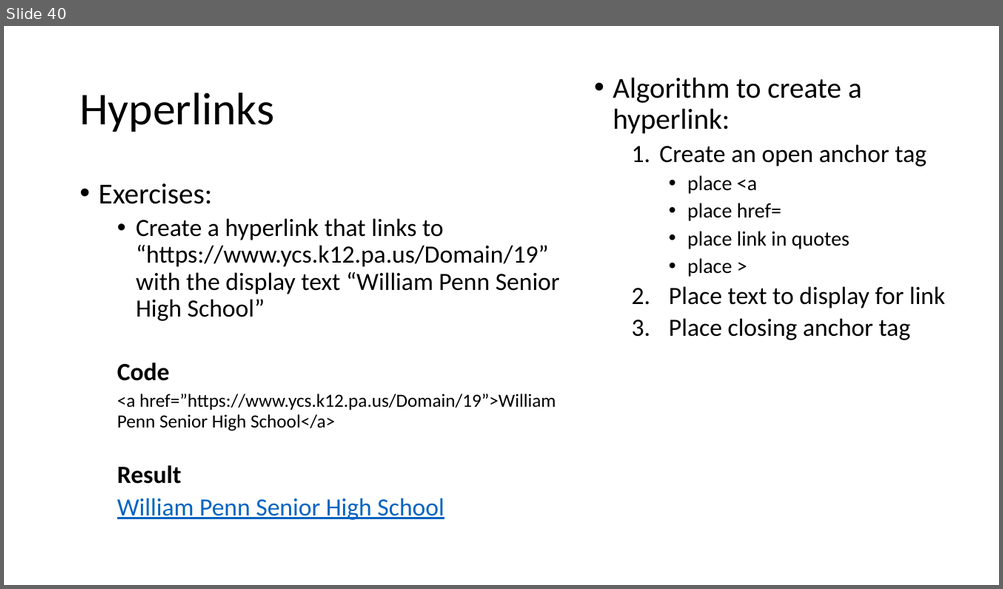
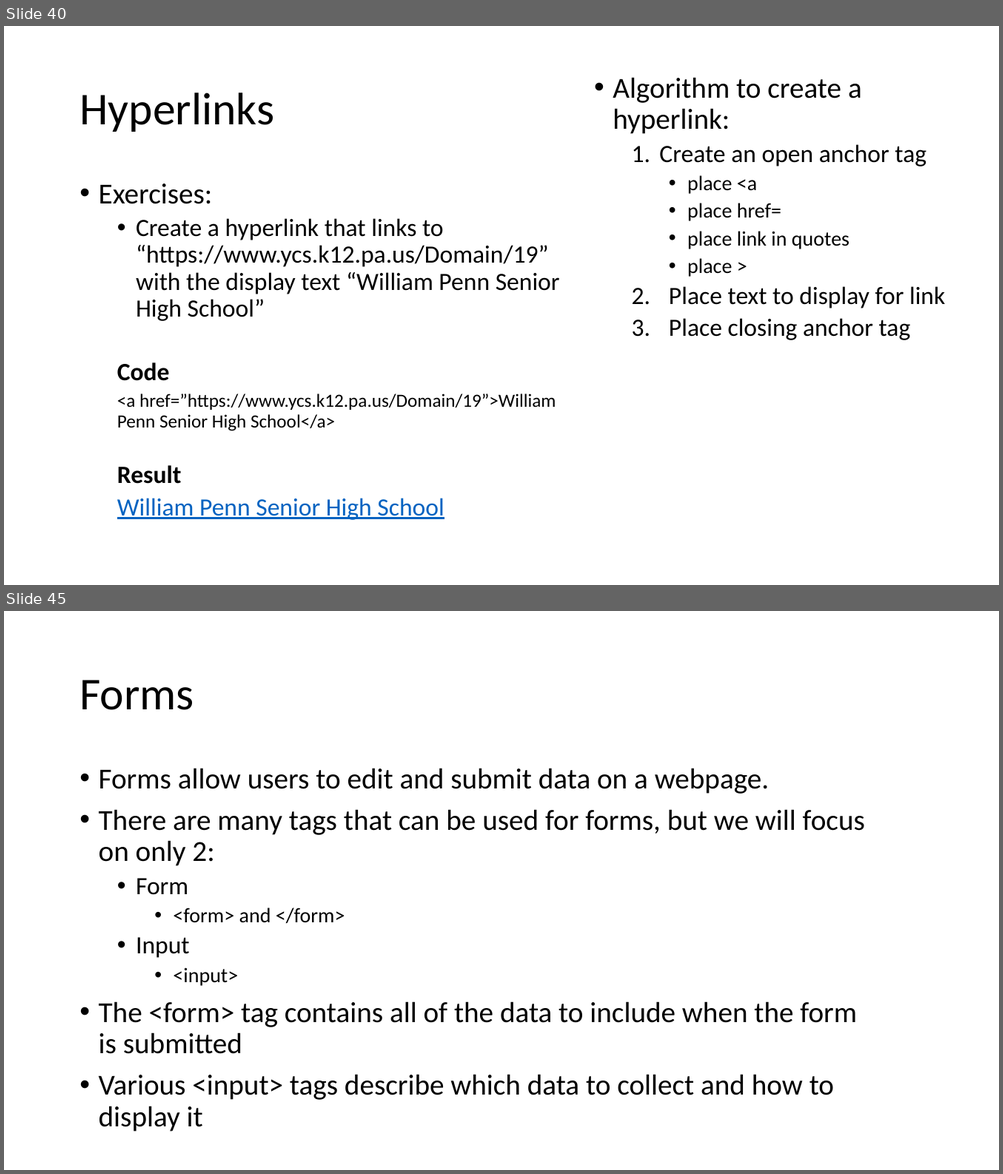
Before and after one commit to MrJoshGross/Course-Curricular-Material, a slide deck: Computer Science Discoveries/Lectures/Lecture 9 - More HTML Tags.pptx. Shown one above the other, each under a label of ours: slide 40 before the commit, slides 40 and 45 after it; the slides between them are not shown. The pictures are 1003x589 and 1003x1174 pixels, drawn with LibreOffice and Linux fonts; fonts in the diff are those of the drawing. Boxes give left, top, right and bottom in pixels: in the first picture for what was removed or moved away, otherwise in the second. Text is boxed around its words. In the diff, an @@ line names an element or a change of style, - is before the commit and + after.

```diff
--- a/Computer Science Discoveries/Lectures/Lecture 9 - More HTML Tags.pptx
+++ b/Computer Science Discoveries/Lectures/Lecture 9 - More HTML Tags.pptx
@@ slide 45 added at box(4, 611, 999, 1170), background #FFFFFF @@
@@ title added at box(79, 680, 194, 710), 44 pt, text #000000 @@
+Forms
@@ text added at box(99, 768, 865, 1132), 28 pt, text #000000 @@
+• Forms allow users to edit and submit data on a webpage.
+• There are many tags that can be used for forms, but we will focus on only 2:
+  • Form
+    • <form> and </form>
+  • Input
+    • <input>
+• The <form> tag contains all of the data to include when the form is submitted
+• Various <input> tags describe which data to collect and how to display it
```
Also in this commit, not shown: 35 other slides added, 2 other files.
